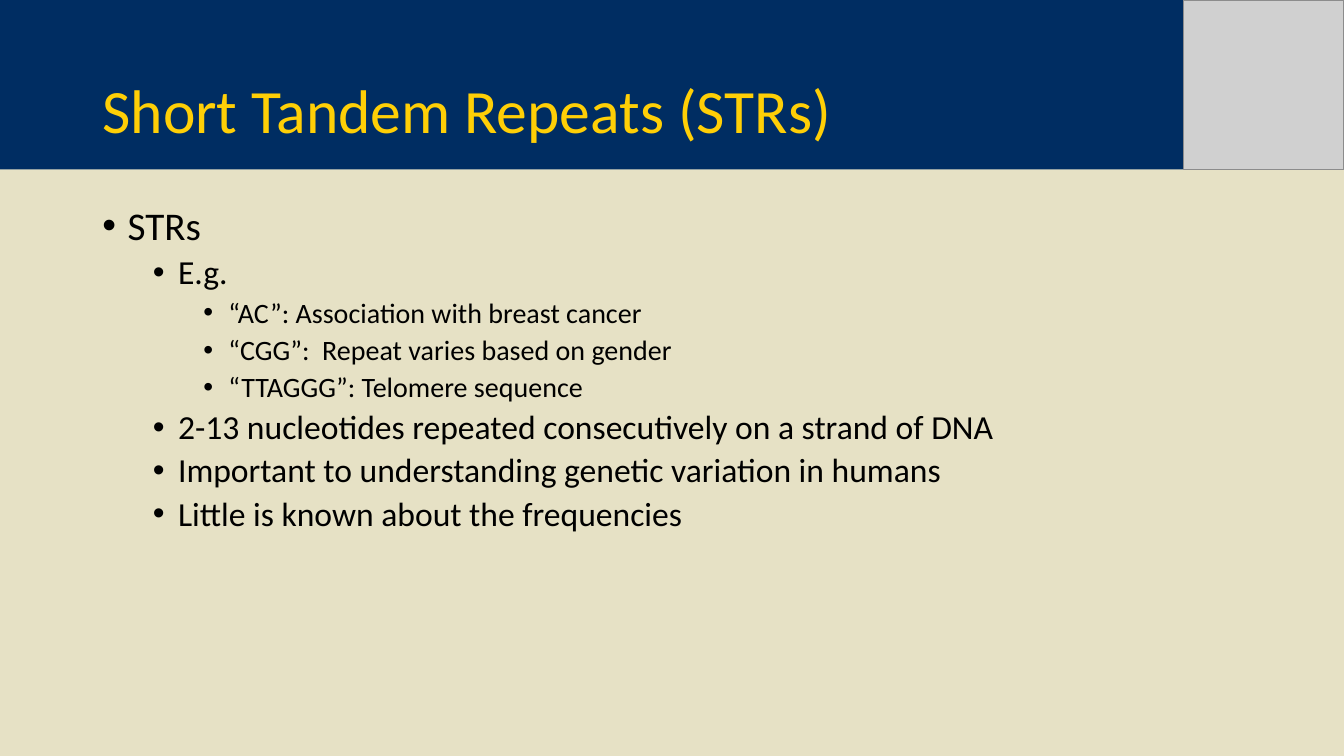
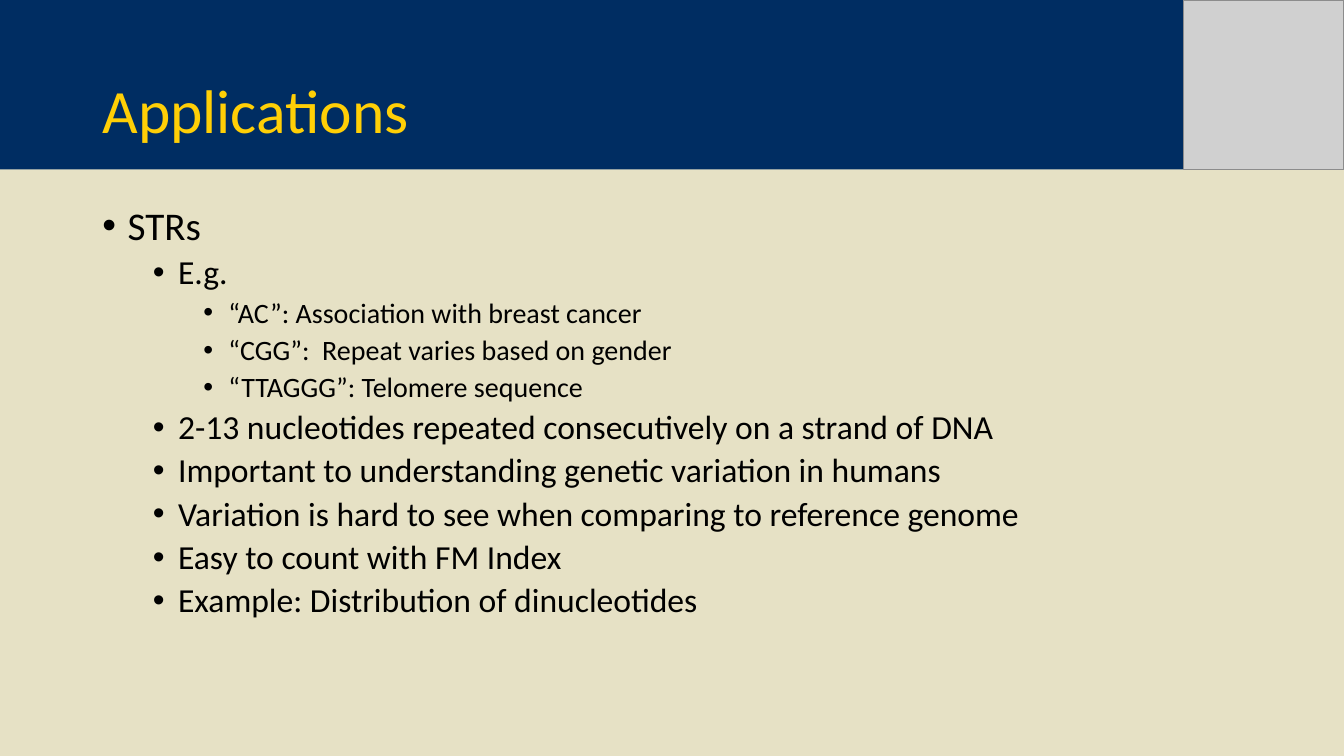
Before and after one commit to ebenmichael/genomics, a slide deck: slide 4 of presentation/Rapid Indexing and Searching of Genomes.pptx. Drawn at 1344x756 pixels with LibreOffice and Linux fonts; fonts in the diff are those of the drawing; grey boxes stand for pictures. Boxes give left, top, right and bottom in pixels: in the first picture for what was removed or moved away, otherwise in the second. Text is boxed around its words. In the diff, an @@ line names an element or a change of style, - is before the commit and + after.

```diff
--- a/presentation/Rapid Indexing and Searching of Genomes.pptx
+++ b/presentation/Rapid Indexing and Searching of Genomes.pptx
@@ title at bbox=[102, 90, 408, 143]: text changed @@
-Short Tandem Repeats (STRs)
+Applications
@@ text at bbox=[178, 502, 1019, 618]: text changed @@
-  • Little is known about the frequencies
+  • Variation is hard to see when comparing to reference genome
+  • Easy to count with FM Index
+  • Example: Distribution of dinucleotides
```
Also in this commit, not shown: 3 other slides changed, 1 slide removed, 1 other file.
